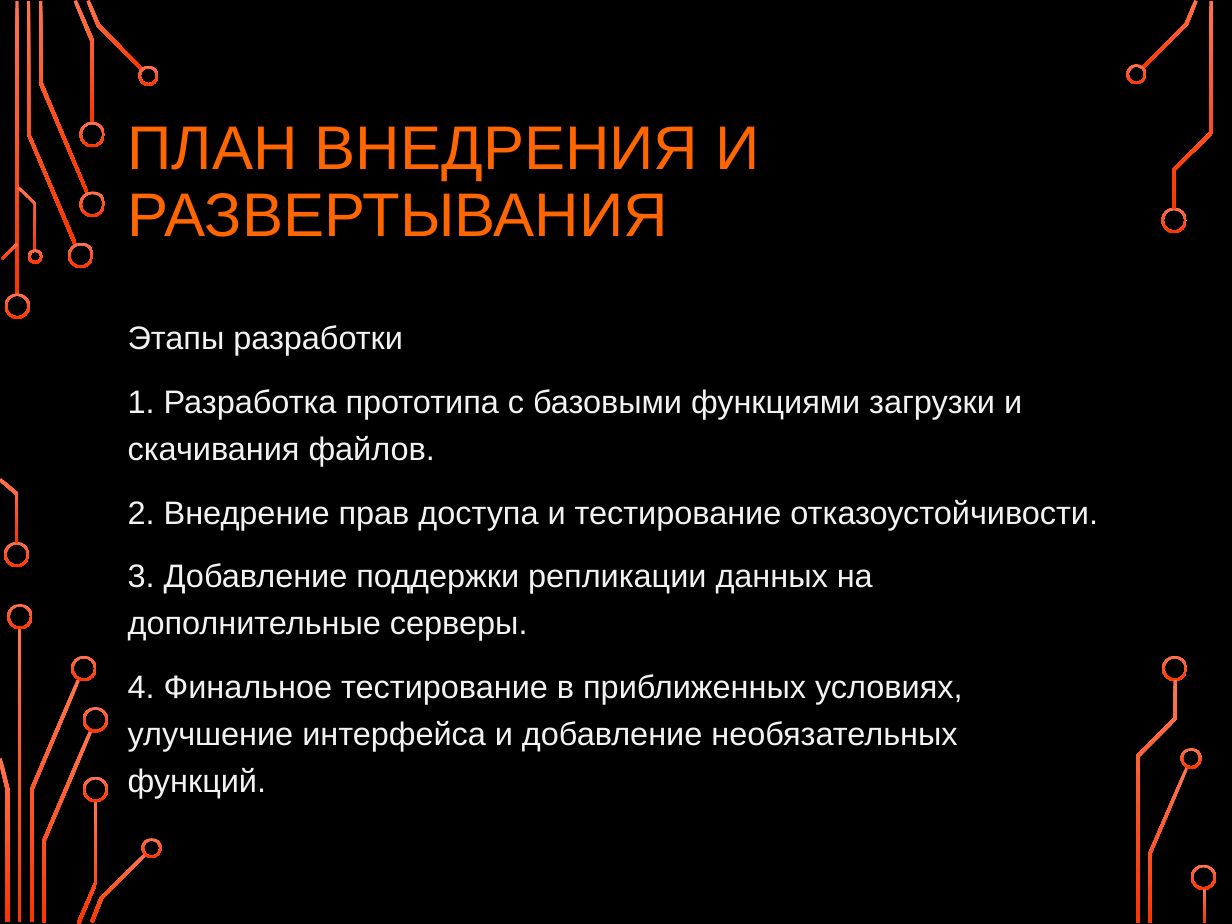
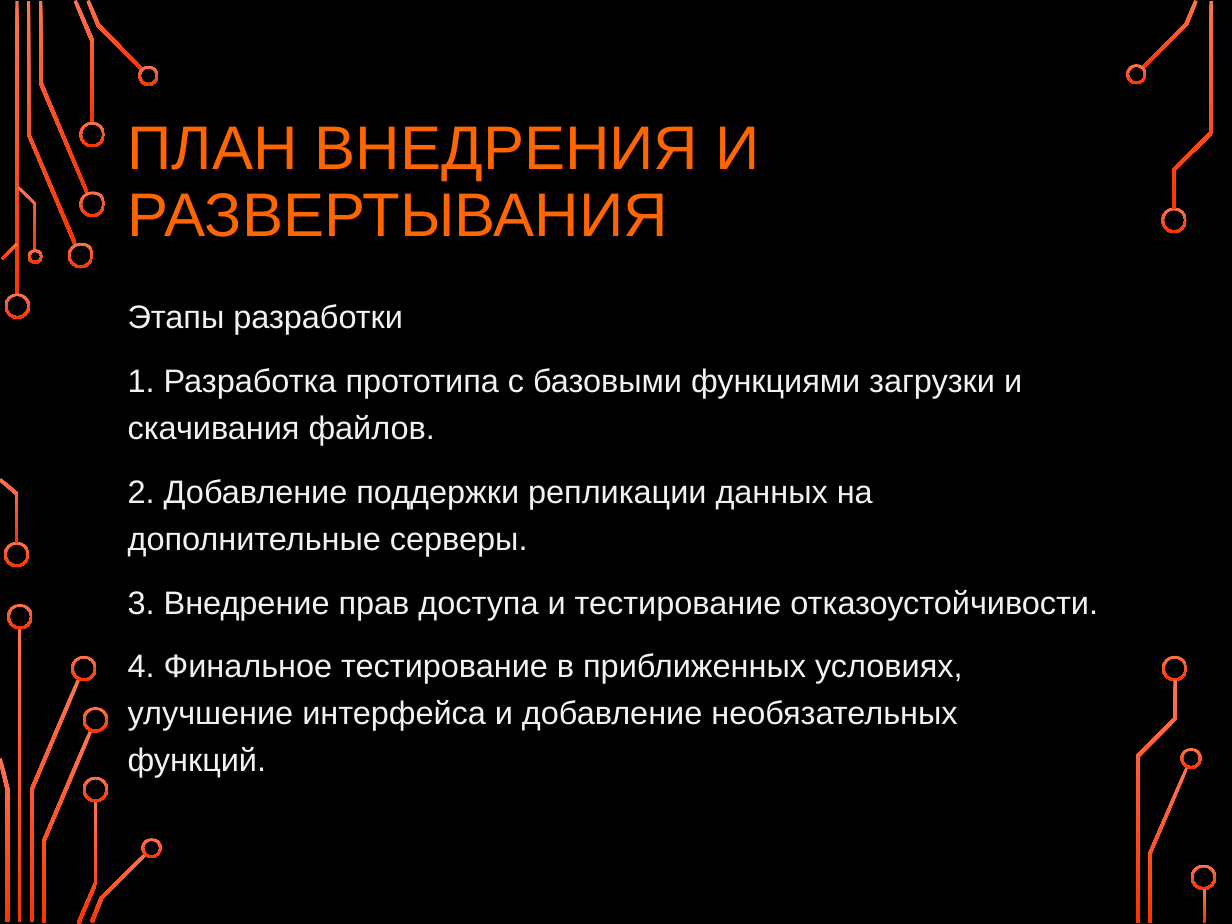
Before and after one commit to FraaaM/Distributed_file_system, a slide deck: slide 11 of DFS_presentation.pptx. Drawn at 1232x924 pixels with LibreOffice and Linux fonts; fonts in the diff are those of the drawing; background and template pictures are left out. Boxes give left, top, right and bottom in pixels: in the first picture for what was removed or moved away, otherwise in the second. Text is boxed around its words. In the diff, an @@ line names an element or a change of style, - is before the commit and + after.

Commit message:
[EAbrakhin] Minor edits - 'assets' Moved to a shared folder - Created 'utils' for all projects - Refactoring - Updated 'DFS_presentation.pptx'

```diff
--- a/DFS_presentation.pptx
+++ b/DFS_presentation.pptx
@@ text "Этапы разработки" moved from (x1=128, y1=325, x2=1098, y2=798) to (x1=128, y1=304, x2=1098, y2=777) @@
@@ text at (x1=128, y1=479, x2=1098, y2=620): text changed @@
-2. Внедрение прав доступа и тестирование отказоустойчивости.
-3. Добавление поддержки репликации данных на дополнительные серверы.
+2. Добавление поддержки репликации данных на дополнительные серверы.
+3. Внедрение прав доступа и тестирование отказоустойчивости.
```
Also in this commit, not shown: 10 other slides changed, 55 other files.
